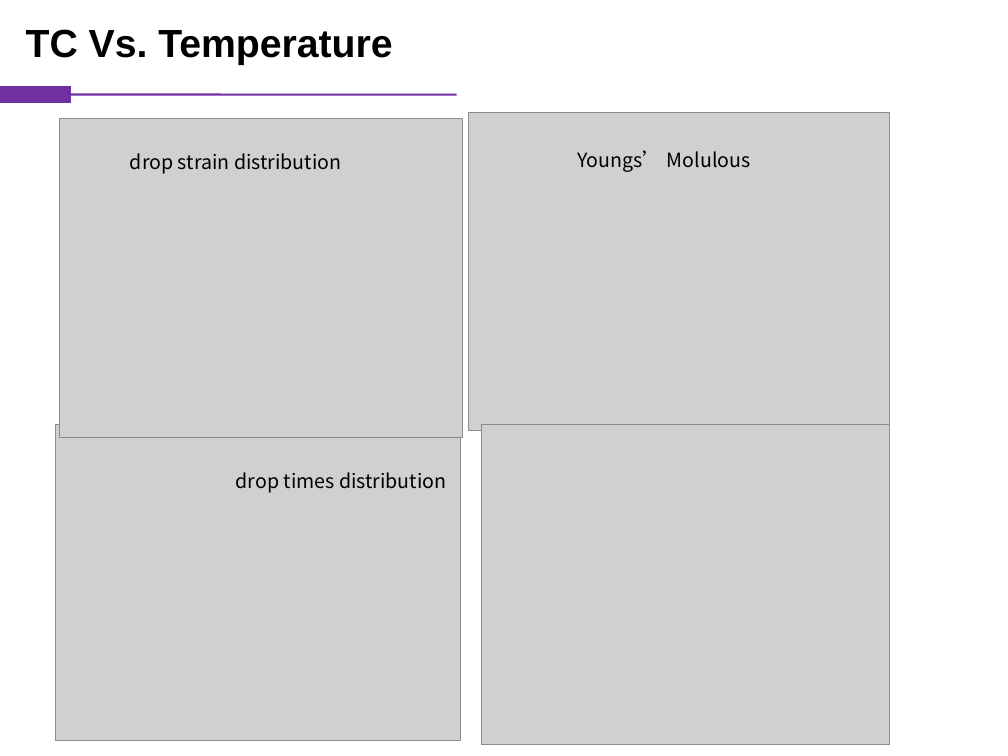
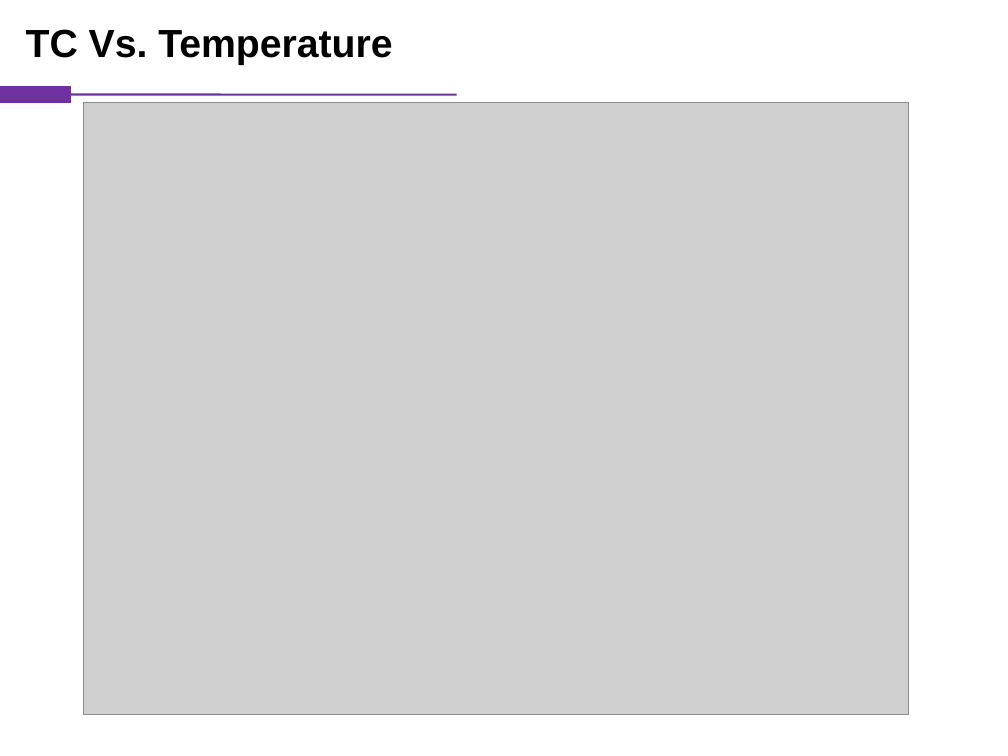
Before and after one commit to vanceeasleaf/paper_knot, a slide deck: slide 7 of paper.pptx. Drawn at 1008x756 pixels with LibreOffice and Linux fonts; fonts in the diff are those of the drawing; grey boxes stand for pictures. Boxes give left, top, right and bottom in pixels: in the first picture for what was removed or moved away, otherwise in the second. Text is boxed around its words. In the diff, an @@ line names an element or a change of style, - is before the commit and + after.

```diff
--- a/paper.pptx
+++ b/paper.pptx
@@ picture removed at [59,119,463,438] @@
@@ picture added at [84,103,909,715] @@
@@ picture removed at [468,113,889,431] @@
@@ text removed at [130,153,341,174] @@
-drop strain distribution
@@ text removed at [577,150,751,172] @@
-Youngs’ Molulous
@@ picture removed at [55,424,460,741] @@
@@ picture removed at [482,424,890,745] @@
@@ text removed at [236,472,446,493] @@
-drop times distribution
```
Also in this commit, not shown: 5 other files.
